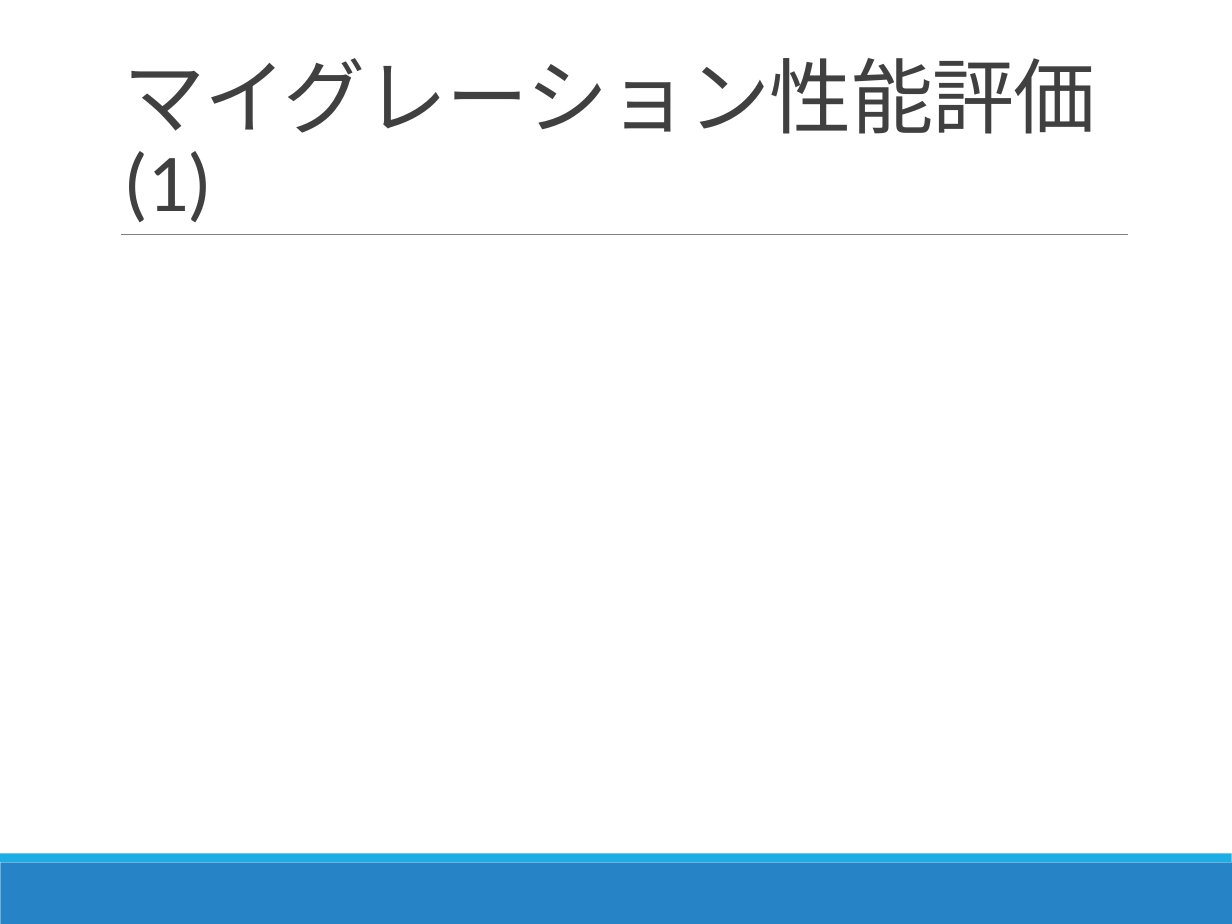
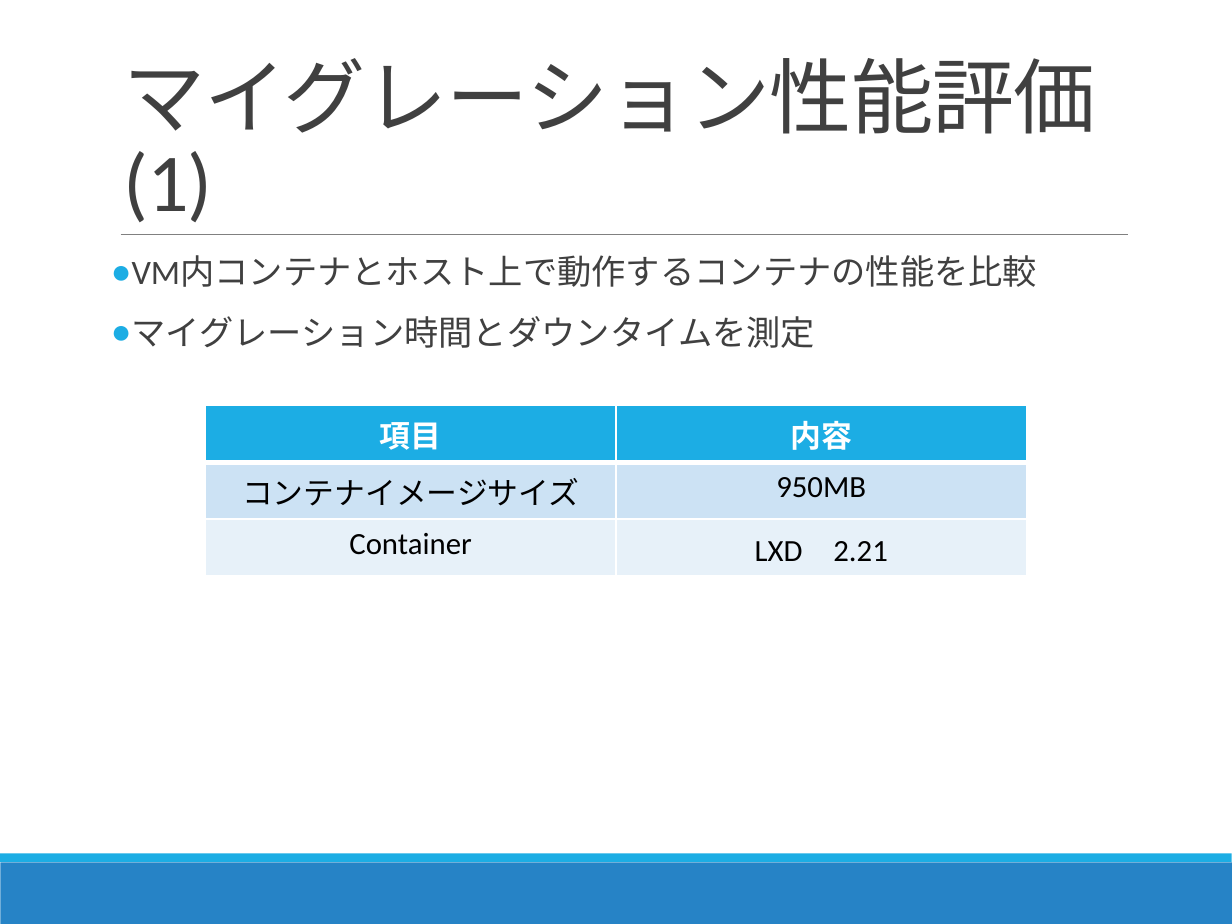
Before and after one commit to Kota0823/Document, a slide deck: slide 33 of 輪講2019-1_鈴木洸太.pptx. Drawn at 1232x924 pixels with LibreOffice and Linux fonts; fonts in the diff are those of the drawing. Boxes give left, top, right and bottom in pixels: in the first picture for what was removed or moved away, otherwise in the second. Text is boxed around its words. In the diff, an @@ line names an element or a change of style, - is before the commit and + after.

Commit message:
マイグレーション性能の追加

```diff
--- a/輪講2019-1_鈴木洸太.pptx
+++ b/輪講2019-1_鈴木洸太.pptx
@@ text added at (x1=132, y1=256, x2=1038, y2=348), 20 pt, text #404040 @@
+● VM内コンテナとホスト上で動作するコンテナの性能を比較
+● マイグレーション時間とダウンタイムを測定
@@ table added at (x1=206, y1=405, x2=1026, y2=566), 3 rows, 2 columns @@
+項目 | 内容
+コンテナイメージサイズ | 950MB
+Container | LXD 2.21
```
Also in this commit, not shown: 1 other slide changed, 1 slide added.
